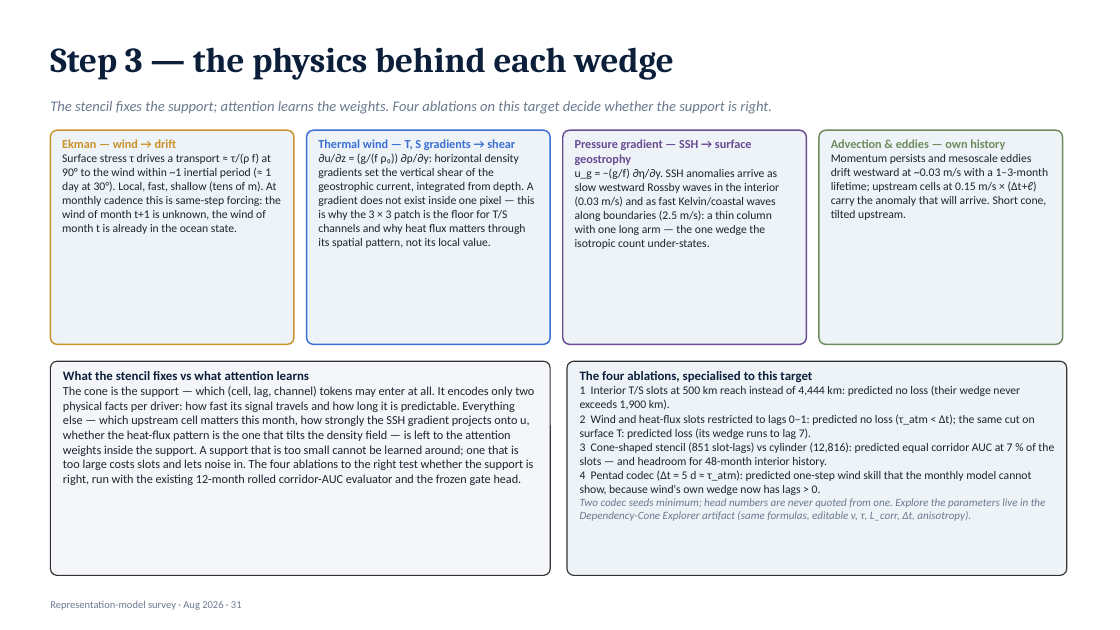
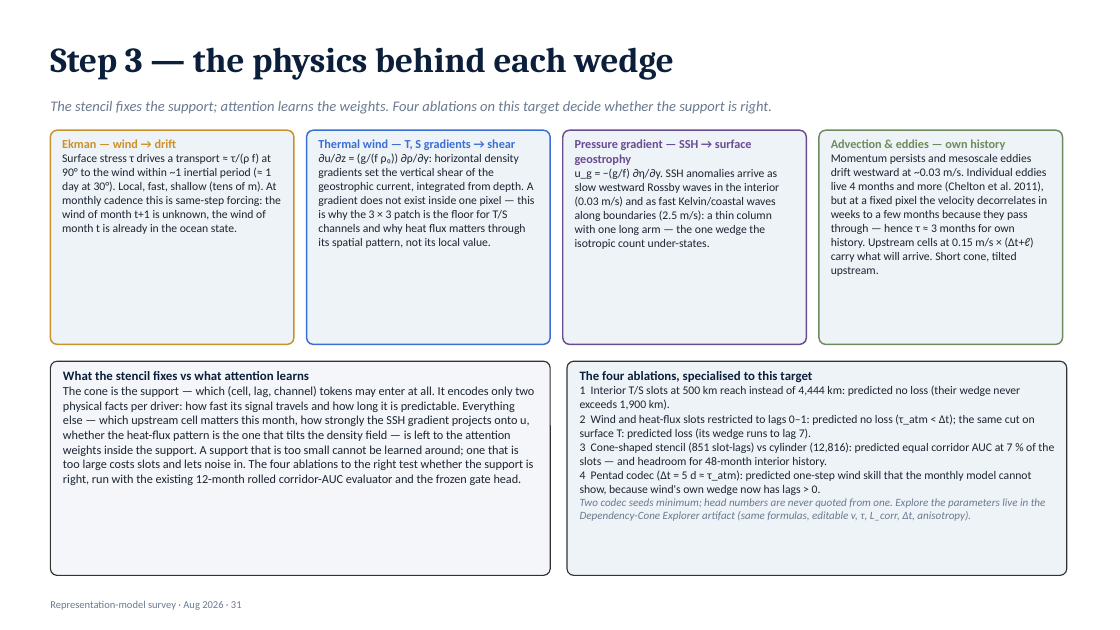
Before and after one commit to blauewelt/earth, a slide deck: slide 31 of ml/figures/geofm_survey/geospatial-representation-models.pptx. Drawn at 1120x630 pixels with LibreOffice and Linux fonts; fonts in the diff are those of the drawing. Boxes give left, top, right and bottom in pixels: in the first picture for what was removed or moved away, otherwise in the second. Text is boxed around its words. In the diff, an @@ line names an element or a change of style, - is before the commit and + after.

```diff
--- a/ml/figures/geofm_survey/geospatial-representation-models.pptx
+++ b/ml/figures/geofm_survey/geospatial-representation-models.pptx
@@ text at [831,154,1047,276]: text changed @@
-Momentum persists and mesoscale eddies drift westward at ~0.03 m/s with a 1–3-month lifetime; upstream cells at 0.15 m/s × (Δt+ℓ) carry the anomaly that will arrive. Short cone, tilted upstream.
+Momentum persists and mesoscale eddies drift westward at ~0.03 m/s. Individual eddies live 4 months and more (Chelton et al. 2011), but at a fixed pixel the velocity decorrelates in weeks to a few months because they pass through — hence τ ≈ 3 months for own history. Upstream cells at 0.15 m/s × (Δt+ℓ) carry what will arrive. Short cone, tilted upstream.
```
Also in this commit, not shown: 17 other slides changed, 4 other files.
